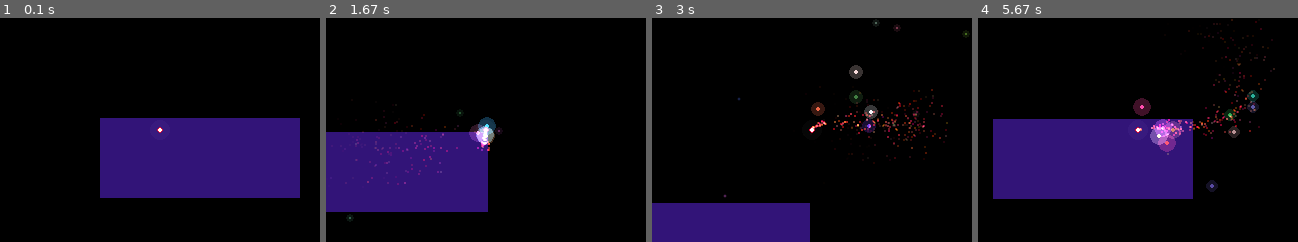
Above: before the commit, frames 1-4 (left to right).
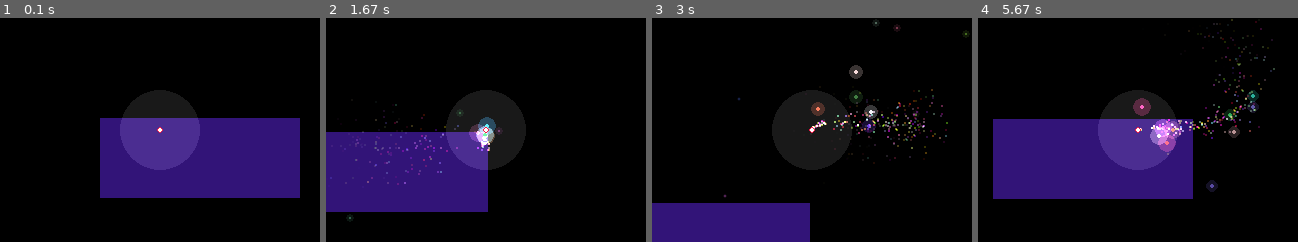
Above: after the commit, the same moments.

Repository: JerryLin1/PyGameShenanigans
Game: pygame game, started from test_game/main.py
Two runs of this game, one before a commit and one after it. Both use one fixed random seed, a clock stepped at 60 frames per second and the inputs below.
Inputs (mouse positions are in pixels of both pictures, inside the frame that each line leads up to):
- Up to frame 1 (0.1 s): no input
- Up to frame 2 (1.67 s): tap Space at 0.33, 0.73, 1.03, 1.57 s; hold D 0.67-1.13 s; press the mouse at (386, 181) at 1.2 s; move the mouse to (460, 116) at 1.3 s; release the mouse at (534, 51) at 1.43 s; hold W from 1.5 s (still down); move the mouse to (604, 208) at 1.53 s
- Up to frame 3 (3 s): release W at 1.8 s; hold D 1.83-2.3 s; tap Space at 1.9, 2.2, 2.4, 2.7, 2.97 s; hold A 2.33-2.87 s; hold S from 2.9 s (still down)
- Up to frame 4 (5.67 s): release S at 3.2 s; hold A 3.23-3.63 s; tap Space at 3.3, 3.6, 3.73, 4.13, 4.43, 4.8, 5.2, 5.5 s; hold W 3.67-4.03 s; hold D 4.07-4.7 s; hold S 4.73-5.1 s; hold A 5.13-5.6 s; hold D from 5.63 s (still down)

The runs differ from the first frame. In frame 1, 6.5% of the frame differs, in the area x 37-63%, y 32-68%; in frame 2, 6.8%; in frame 3, 7.3%; in frame 4, 7.3%, in the area x 37-93%, y 0-68%.

Commit message:
alpha partcs

Diff:
--- a/test_game/entity.py
+++ b/test_game/entity.py
@@ -14,7 +14,7 @@
         pass
 
     def update(self, tick_time):
-        raise NotImplementedError
+        pass
 
     def pre_update(self, tick_time):
         pass
--- a/test_game/main.py
+++ b/test_game/main.py
@@ -1,7 +1,8 @@
 import pygame
 from init import entities, WIDTH, HEIGHT, init_entity
 from test_game import init
-from test_game.helpers import draw_rect
+from test_game.entity import Entity
+from test_game.helpers import draw_rect, Timer
 
 from test_game.player import Player
 
@@ -19,6 +20,12 @@
 
     player = Player(pygame.Vector2(WIDTH // 2, HEIGHT // 2))
     init_entity(player)
+
+    debug_timer = Entity()
+    debug_timer.timers["print"] = Timer(5000, lambda: (
+        print(len("Number of entities: " + str(entities))),
+        print("FPS: "+str(clock.get_fps()))))
+    init_entity(debug_timer)
     # main loop
     while running:
         init.events = pygame.event.get()
@@ -43,10 +50,6 @@
     for i in range(len(entities) - 1, -1, -1):
         entity = entities[i]
         entity.draw(surface)
-    for i in range(len(entities) - 1, -1, -1):
-        entity = entities[i]
-        if hasattr(entity, "draw_light"):
-            entity.draw_light(surface)
 
 
 if __name__ == "__main__":
--- a/test_game/particles.py
+++ b/test_game/particles.py
@@ -23,6 +23,8 @@
         self.lifespan = lifespan
         self.lights = lights
         self.color = color
+        if len(self.color) == 3:
+            self.color = color + (255,)
         self.vel = vel
         self.accel = accel
         self.current_life = 0
@@ -43,11 +45,13 @@
     def draw(self, surface):
         if Particle.MAIN_DRAW_DISABLED not in self.flags:
             if Particle.SCALE_ALPHA_LIFETIME in self.flags:
-                ucol = self.color + (255 * self.lf,)
+                c = self.color
+                ucol = (c[0], c[1], c[2], c[3] * self.lf)
             else:
                 ucol = self.color
             upos = (round(self.position[0] - 1), round(self.position[1] - 1))
             draw_rect(surface, ucol, upos + (1, 1))
+        self.draw_light(surface)
 
     def draw_light(self, surface):
         for light in self.lights:
@@ -104,15 +108,17 @@
             else:
                 urad = self.radius
 
-            # Very small handling, change to pixcel
+            # Very small handling, change to pixel
             if urad < 1:
                 urad = 1
 
             if Particle.SCALE_ALPHA_LIFETIME in self.flags:
-                ucol = self.color + (255 * self.lf,)
+                c = self.color
+                ucol = (c[0], c[1], c[2], c[3] * self.lf)
             else:
                 ucol = self.color
             draw_circle(surface=surface,
                         color=ucol,
                         center=self.position,
                         radius=urad)
+        self.draw_light(surface)
--- a/test_game/player.py
+++ b/test_game/player.py
@@ -26,10 +26,9 @@
             "shoot": Timer(250, self.shoot_particle, is_active=False)
         }
         self.light = Particle(position=self.position,
-                              color=(20, 20, 20),
                               lifespan=-1,
                               lights=[
-                                  Light(10)
+                                  Light(40, 0.1, (255,255,255))
                               ],
                               flags=[Particle.LIGHT_FLICKER,
                                      Particle.MAIN_DRAW_DISABLED])
@@ -78,8 +77,8 @@
             vector = random_vector2()
             vector *= random.uniform(0, 1)
             init_entity(Particle(position=copy_vector2(self.position),
-                                 color=get_random_color(100, 255, 0, 100, 0,
-                                                        100),
+                                 color=get_random_color(100, 255, 0, 255, 0,
+                                                        255)+(200,),
                                  lifespan=1000,
                                  vel=vector,
                                  lights=[
